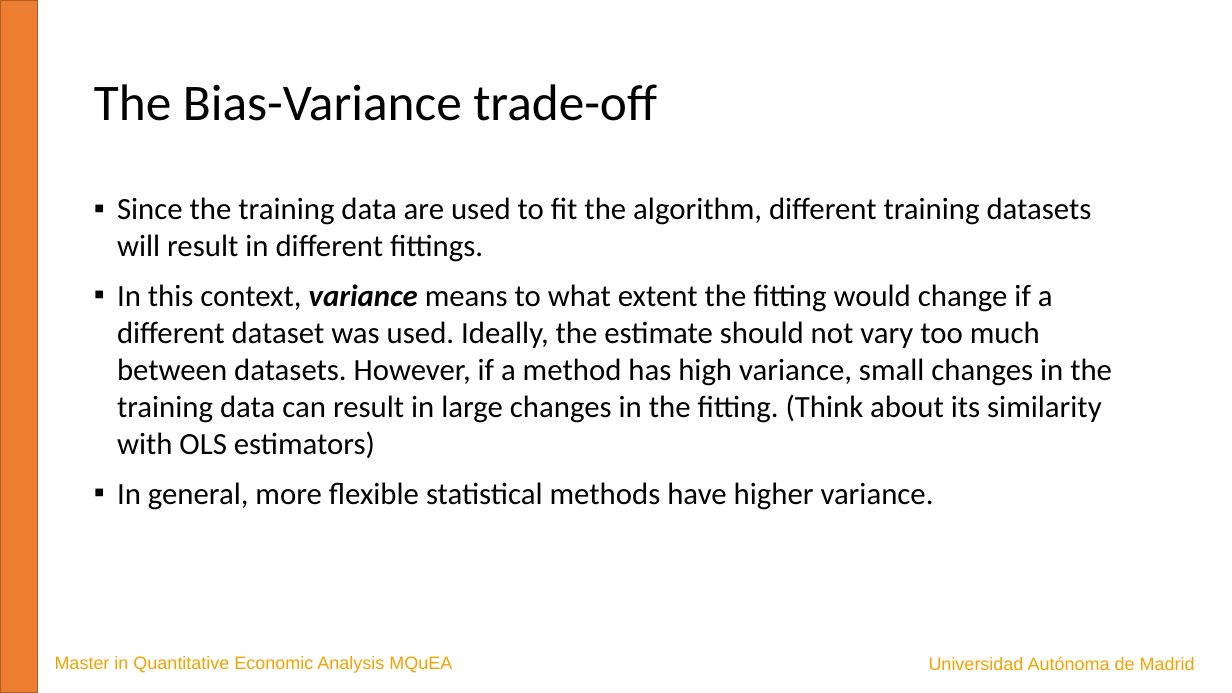
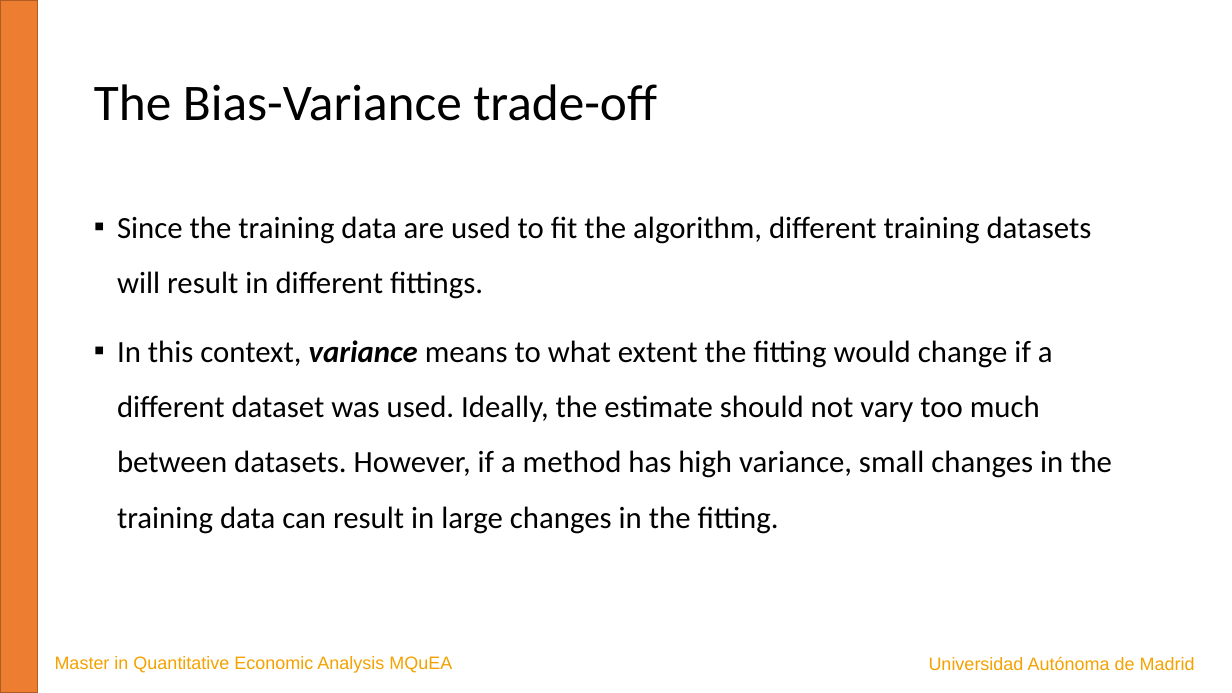
Before and after one commit to JavierBas/IMLEF-MQuEA, a slide deck: slide 16 of Slides/Topic 1 What is ML.pptx (slide 15 before the commit). Drawn at 1232x693 pixels with LibreOffice and Linux fonts; fonts in the diff are those of the drawing. Boxes give left, top, right and bottom in pixels: in the first picture for what was removed or moved away, otherwise in the second. Text is boxed around its words. In the diff, an @@ line names an element or a change of style, - is before the commit and + after.

```diff
--- a/Slides/Topic 1 What is ML.pptx
+++ b/Slides/Topic 1 What is ML.pptx
@@ text at bbox=[117, 216, 1092, 299]: line spacing 1 to 1.5 @@
@@ text at bbox=[117, 340, 1112, 534]: text changed @@
-▪ In this context, variance means to what extent the fitting would change if a different dataset was used. Ideally, the estimate should not vary too much between datasets. However, if a method has high variance, small changes in the training data can result in large changes in the fitting. (Think about its similarity with OLS estimators)
-▪ In general, more flexible statistical methods have higher variance.
+▪ In this context, variance means to what extent the fitting would change if a different dataset was used. Ideally, the estimate should not vary too much between datasets. However, if a method has high variance, small changes in the training data can result in large changes in the fitting.
```
Also in this commit, not shown: 7 other slides changed, 1 slide added.
